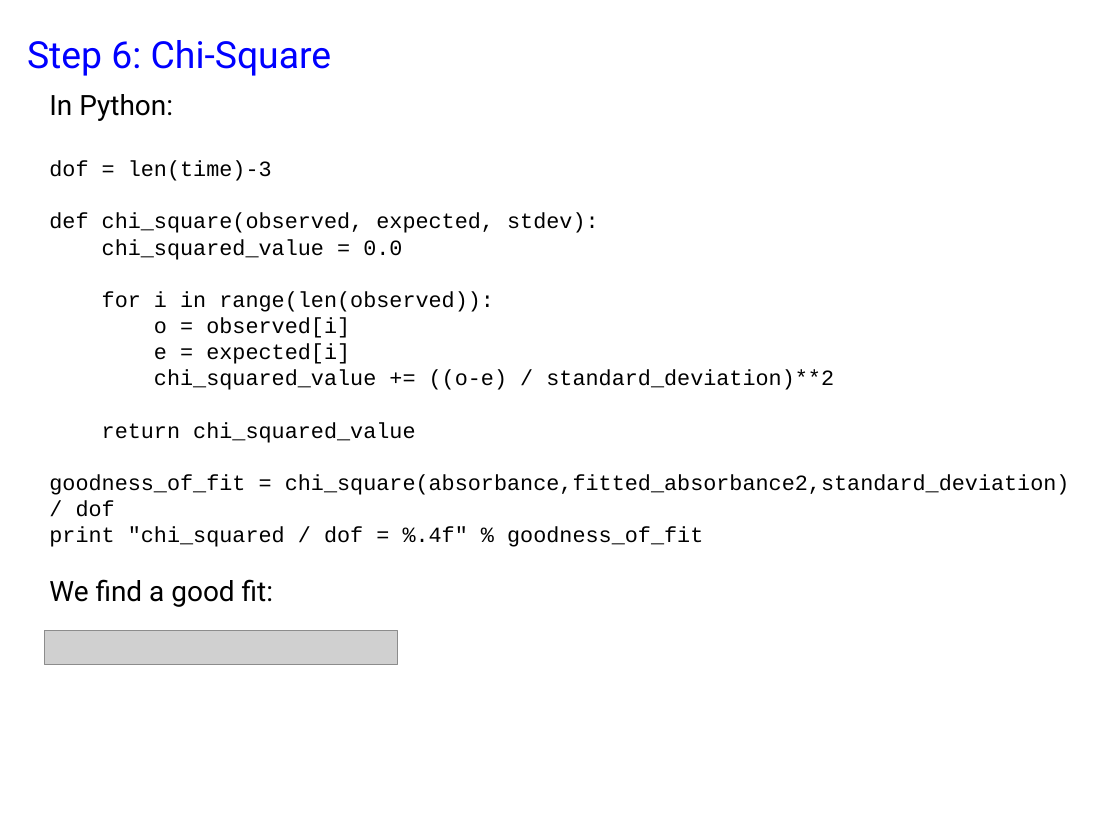
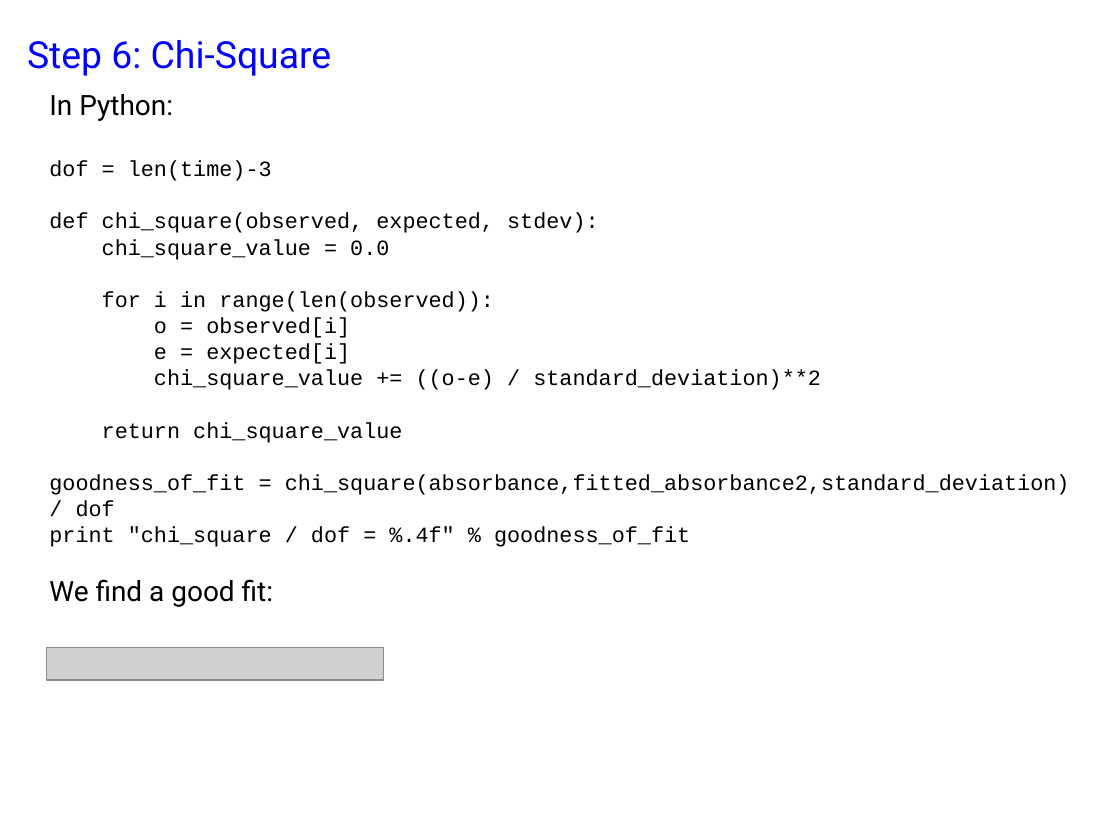
Before and after one commit to Lyle-zhang/practical_kinetics, a slide deck: slide 21 of exercise 2/exercise 2.pptx. Drawn at 1120x840 pixels with LibreOffice and Linux fonts; fonts in the diff are those of the drawing; grey boxes stand for pictures. Boxes give left, top, right and bottom in pixels: in the first picture for what was removed or moved away, otherwise in the second. Text is boxed around its words. In the diff, an @@ line names an element or a change of style, - is before the commit and + after.

```diff
--- a/exercise 2/exercise 2.pptx
+++ b/exercise 2/exercise 2.pptx
@@ text at bbox=[102, 239, 389, 260]: text changed @@
-chi_squared_value = 0.0
+chi_square_value = 0.0
@@ text at bbox=[102, 370, 821, 443]: text changed @@
-chi_squared_value += ((o-e) / standard_deviation)**2
-return chi_squared_value
+chi_square_value += ((o-e) / standard_deviation)**2
+return chi_square_value
@@ text at bbox=[49, 527, 690, 547]: text changed @@
-print "chi_squared / dof = %.4f" % goodness_of_fit
+print "chi_square / dof = %.4f" % goodness_of_fit
@@ picture removed at bbox=[45, 631, 398, 665] @@
@@ picture added at bbox=[46, 647, 383, 680] @@
```
Also in this commit, not shown: 25 other slides changed, 19 other files.
